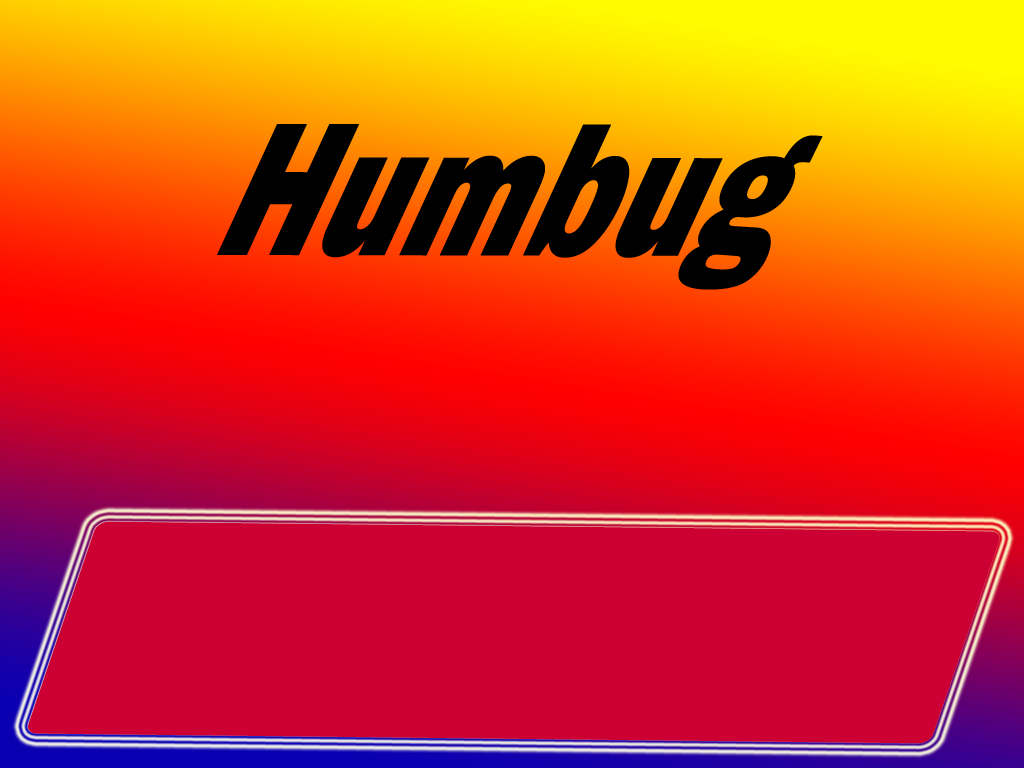
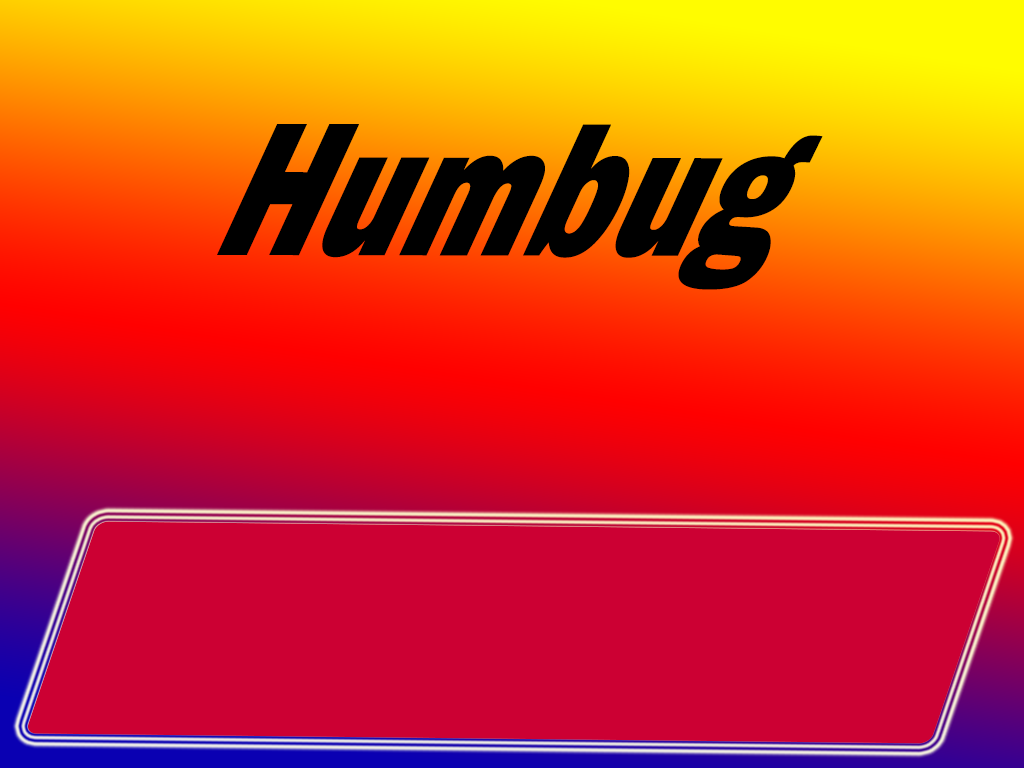
Comparing the layer stacks of the two 1024px x 768px images. Changes:
painted on "Shape 1", masked it over left=27, top=521, right=1000, bottom=744
painted on "Gradient Fill 1", unmasked it over left=15, top=124, right=1009, bottom=757
